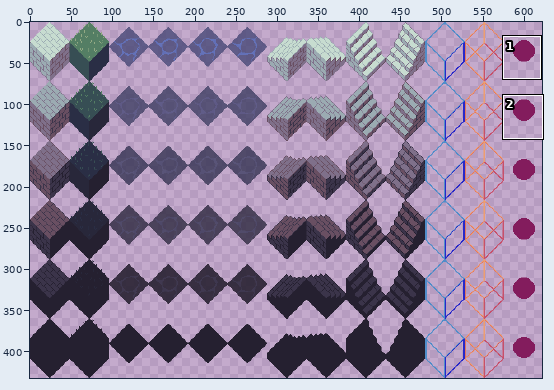
Two versions of one sprite sheet, resources/pngs/blocks.png. The first picture is a wide view before the edit; the outline marks the close-up.
Close-up. Old version:
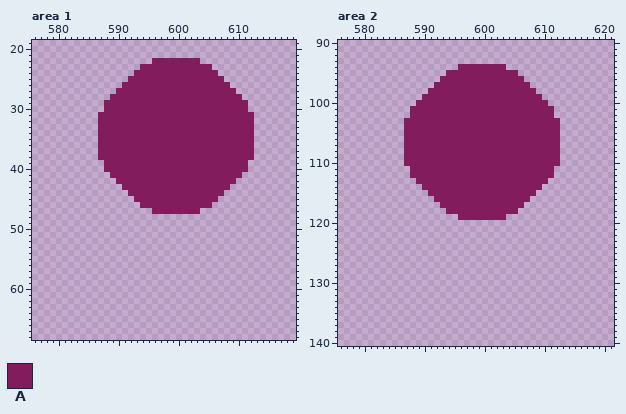
The file is 624x432 pixels. Colours within 5 levels of each other are drawn and written as one. Shown: area 1: x 576..619, y 19..68; area 2: x 576..621, y 90..140. The wide view leaves out empty margins. The commit also changed other parts of the picture, which this record leaves out.
Palette (. is transparent): A #831c5d
After:
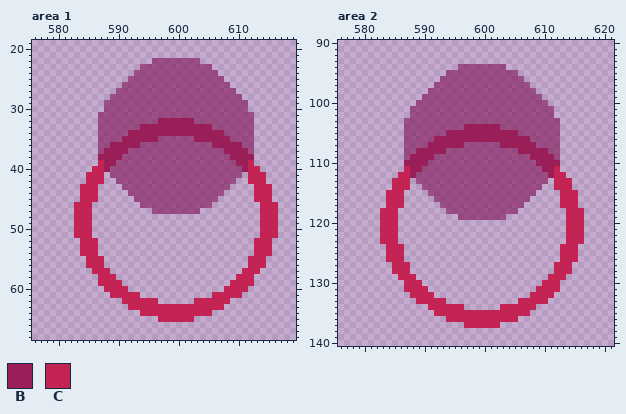
Colours new in this view: B #9a1f59  C #c32454
From old to new:
colour A: #831c5d -> #831c5da5
Area 1:
y 32: x 597..602 AAAAAA -> BBBBBB
y 33: x 594..605 AAAAAAAAAAAA -> BBBBBBBBBBBB
y 34: x 592..607 AAAAAAAAAAAAAAAA -> BBBBBBBBBBBBBBBB
y 35: x 591..596 AAAAAA -> BBBBBB; x 603..608 AAAAAA -> BBBBBB
y 36: x 589..593 AAAAA -> BBBBB; x 606..610 AAAAA -> BBBBB
y 37: x 588..591 AAAA -> BBBB; x 608..611 AAAA -> BBBB
y 38: x 587..590 AAAA -> BBBB; x 609..612 AAAA -> BBBB
y 39: x 587..589 .AA -> CBB; x 610..612 AA. -> BBC
y 40: x 586..588 ..A -> CCB; x 611..613 A.. -> BCC
y 41..42: x 585..587 ... -> CCC; x 612..614 ... -> CCC
y 43..45: x 584..586 ... -> CCC; x 613..615 ... -> CCC
y 46..51: x 583..585 ... -> CCC; x 614..616 ... -> CCC
y 52..54: x 584..586 ... -> CCC; x 613..615 ... -> CCC
y 55..56: x 585..587 ... -> CCC; x 612..614 ... -> CCC
y 57: x 586..588 ... -> CCC; x 611..613 ... -> CCC
y 58: x 587..589 ... -> CCC; x 610..612 ... -> CCC
y 59: x 587..590 .... -> CCCC; x 609..612 .... -> CCCC
y 60: x 588..591 .... -> CCCC; x 608..611 .... -> CCCC
y 61: x 589..593 ..... -> CCCCC; x 606..610 ..... -> CCCCC
y 62: x 591..596 ...... -> CCCCCC; x 603..608 ...... -> CCCCCC
y 63: x 592..607 ................ -> CCCCCCCCCCCCCCCC
y 64: x 594..605 ............ -> CCCCCCCCCCCC
y 65: x 597..602 ...... -> CCCCCC
Area 2:
y 104: x 597..602 AAAAAA -> BBBBBB
y 105: x 594..605 AAAAAAAAAAAA -> BBBBBBBBBBBB
y 106: x 592..607 AAAAAAAAAAAAAAAA -> BBBBBBBBBBBBBBBB
y 107: x 591..596 AAAAAA -> BBBBBB; x 603..608 AAAAAA -> BBBBBB
y 108: x 589..593 AAAAA -> BBBBB; x 606..610 AAAAA -> BBBBB
y 109: x 588..591 AAAA -> BBBB; x 608..611 AAAA -> BBBB
y 110: x 587..590 AAAA -> BBBB; x 609..612 AAAA -> BBBB
y 111: x 587..589 .AA -> CBB; x 610..612 AA. -> BBC
y 112: x 586..588 ..A -> CCB; x 611..613 A.. -> BCC
y 113..114: x 585..587 ... -> CCC; x 612..614 ... -> CCC
y 115..117: x 584..586 ... -> CCC; x 613..615 ... -> CCC
y 118..123: x 583..585 ... -> CCC; x 614..616 ... -> CCC
y 124..126: x 584..586 ... -> CCC; x 613..615 ... -> CCC
y 127..128: x 585..587 ... -> CCC; x 612..614 ... -> CCC
y 129: x 586..588 ... -> CCC; x 611..613 ... -> CCC
y 130: x 587..589 ... -> CCC; x 610..612 ... -> CCC
y 131: x 587..590 .... -> CCCC; x 609..612 .... -> CCCC
y 132: x 588..591 .... -> CCCC; x 608..611 .... -> CCCC
y 133: x 589..593 ..... -> CCCCC; x 606..610 ..... -> CCCCC
y 134: x 591..596 ...... -> CCCCCC; x 603..608 ...... -> CCCCCC
y 135: x 592..607 ................ -> CCCCCCCCCCCCCCCC
y 136: x 594..605 ............ -> CCCCCCCCCCCC
y 137: x 597..602 ...... -> CCCCCC
Boxes around the changes in both close-ups, in picture pixels (x1, y1, x2, y2):
changed: (74, 58, 278, 322)
changed: (380, 64, 584, 328)
